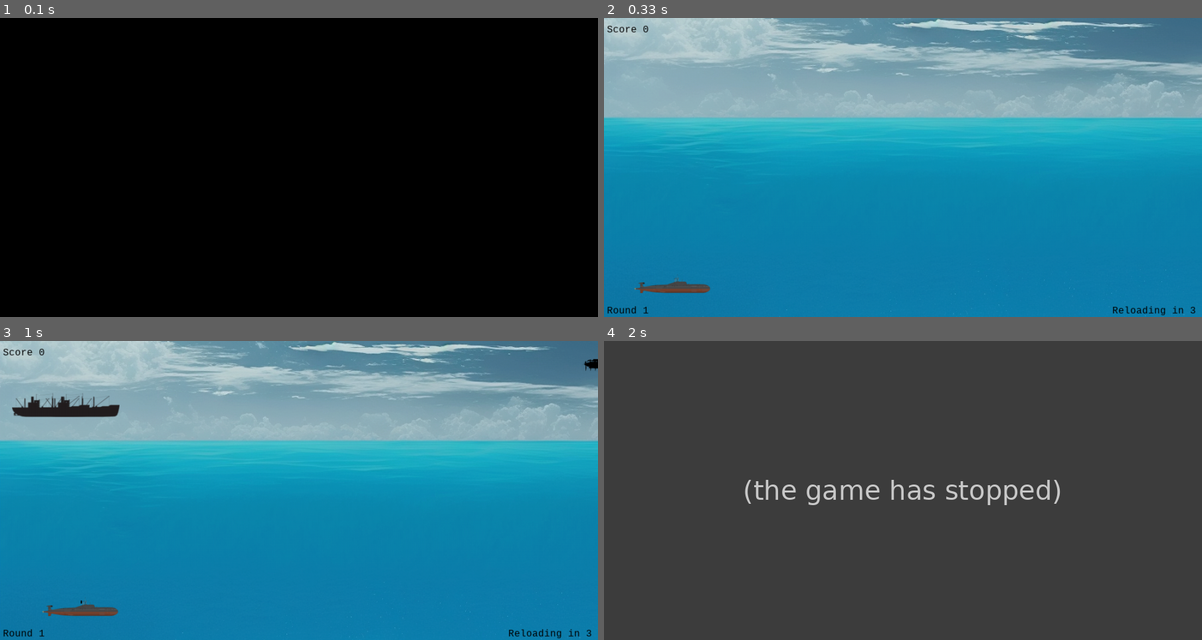
Above: before the commit, frames 1-4 (two rows, left to right).
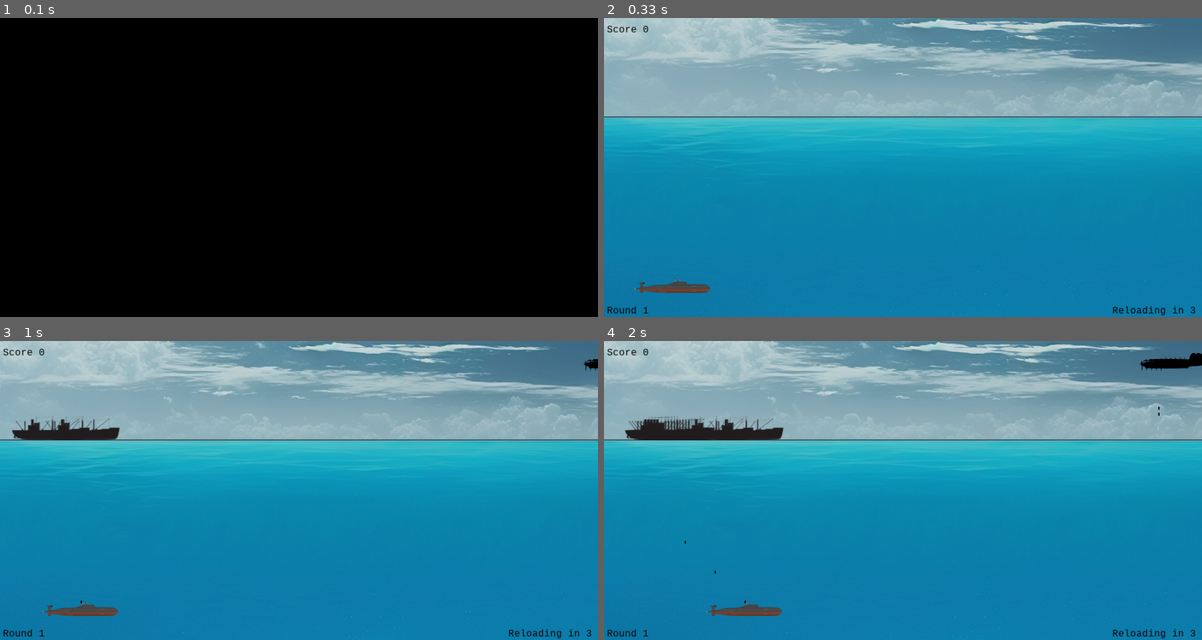
Above: after the commit, the same moments.

Repository: tier61wro/pygame_submarine
Game: pygame game, started from src/lodka_game.py
The game is run twice, just before and just after one commit, with the same random seed, the same clock (stepped at 60 frames per second) and the same inputs.
Inputs:
- Up to frame 1 (0.1 s): no input
- Up to frame 2 (0.33 s): no input
- Up to frame 3 (1 s): tap F at 0.33, 0.82 s; hold P from 0.67 s (still down); hold Right from 0.67 s (still down); tap Space at 0.73 s
- Up to frame 4 (2 s): release P at 1.13 s; release Right at 1.13 s; hold O 1.17-1.63 s; hold Right 1.17-1.63 s; tap Space at 1.23, 1.73 s; hold Right from 1.67 s (still down)

Frame 1 is identical in both runs. In frame 2, 0.4% of the frame differs, in the area x 0-100%, y 32-34%; in frame 3, 2.1%; in frame 4, 100%, in the area x 0-100%, y 0-100%.
Error before the commit: AttributeError: 'Bomb' object has no attribute 'lodka_x' (lodka_game.py line 128); the game stopped at 1.9 s (later frames are placeholders)

Commit message:
code updates

Diff:
--- a/src/game_entities.py
+++ b/src/game_entities.py
@@ -17,6 +17,14 @@
         else:
             # Стандартная отрисовка, если спрайт не задан
             pygame.draw.rect(win, (0, 0, 0), (self.x, self.y, 2, 5))
+
+class Submarine(DrawableObject):
+    def __init__(self, x: int, y: int, sprite):
+        super().__init__(x, y, sprite)
+        self.vel = 10
+        self.width = 130
+        self.height = 39
+        self.alive = True
 
 
 class Torpedo(DrawableObject):
@@ -58,17 +66,18 @@
             pygame.mixer.music.load(file)
             pygame.mixer.music.set_volume(0.1)
             pygame.mixer.music.play()
-            bombs.append(Bomb(self.x + self.width / 2, self.y + self.height, 'ordinary'))
+            bombs.append(Bomb(self.x + self.width / 2, self.y + self.height, 'regular'))
         return bombs
 
 
 class Enemy_Ship(DrawableObject):
-    def __init__(self, x, y, object_type='ordinary'):
+    def __init__(self, x, y, object_type='regular'):
         super().__init__(x, y)
         self.object_type = object_type
-        self.size = 30
+        self.height = 40
+        self.y = self.y - self.height
+        self.width = 130
         self.vel = 5
-        self.size = 130
         if object_type == 'fast':  # fast
             self.vel = 10
 
--- a/src/lodka_game.py
+++ b/src/lodka_game.py
@@ -13,9 +13,8 @@
 
 # background music
 pygame.mixer.init()
-pygame.mixer.music.load("../music/sonar.mp3.mpg")
-# pygame.mixer.music.load("music/sonar2.mp3.mpg")
-# pygame.mixer.music.load("music/expl.mp3.mpg")
+pygame.mixer.music.load(os.path.join(project_root, "music/sonar.mp3.mpg"))
+
 
 pygame.mixer.music.play(1000, 0)
 
@@ -41,6 +40,7 @@
 myfont = pygame.font.SysFont("monospace", 16)
 
 clock = pygame.time.Clock()
+BLACK = (0, 0, 0)
 
 # submarine params
 lodka_x = 50
@@ -48,8 +48,9 @@
 lodka_width = 130
 lodka_height = 39
 lodka_speed = 10
-lodka_alive = 1
-double_speed = lodka_speed * 2
+submarine_alive = True
+
+horizont_level = 165
 
 torpedos: List = []
 enemies: List = []
@@ -58,13 +59,10 @@
 score = 0
 
 
-
-
-
-def drawWindow():
+def draw_window():
     global bombs
-    for torpeda in torpedos:
-        torpeda.draw(win)
+    for torpedo in torpedos:
+        torpedo.draw(win)
 
     for enemy in enemies:
         enemy.draw(win)
@@ -79,11 +77,11 @@
     pygame.display.update()
 
 
-def drawBg():
+def draw_bg():
     win.blit(bg, (0, 0))
 
 
-# MAIN LOOP START
+# MAIN GAME LOOP
 while run:
     clock.tick(10)  # better then : pygame.time.delay(100)
     for event in pygame.event.get():
@@ -92,53 +90,43 @@
             run = False
 
     disclaimer_text = myfont.render("Round 1", 1, (0, 0, 0))
-    gameover_text = myfont.render("GAME OVER", 1, (0, 0, 0))
+    game_over_text = myfont.render("GAME OVER", 1, (0, 0, 0))
     score_text = myfont.render("Score {0}".format(score), 1, (0, 0, 0))
     reload_text = myfont.render("Reloading in {0}".format('3'), 1, (0, 0, 0))
     currentColor = (255, 255, 255)
 
-    if lodka_alive == 0:
-        win.fill(currentColor)
-        win.blit(gameover_text, (5, 480))
-        pygame.display.update()
-        time.sleep(3)
-        run = False
-        break
-
-    else:
-        drawBg()
+    if submarine_alive:
+        # The game continues.
+        draw_bg()
         win.blit(disclaimer_text, (5, 480))
         win.blit(score_text, (5, 10))
         win.blit(reload_text, (win_width - 150, win_height - 20))
         win.blit(lodkaStand, (lodka_x, lodka_y))
+        pygame.draw.line(win, BLACK, (0, horizont_level), (win_width, horizont_level), 1)
 
         for torpedo in torpedos:
             for enemy in enemies:
-                if (torpedo.y < 95) and ((torpedo.x > enemy.x) and (torpedo.x < enemy.x + enemy.size)):
+                if torpedo.y < horizont_level and enemy.x < torpedo.x < enemy.x + enemy.width:
                     logging.info('enemy was killed')
                     score += 1
                     enemies.pop(enemies.index(enemy))
 
-            if torpedo.y < win_height and torpedo.y > 95:
+            if horizont_level < torpedo.y < win_height:
                 torpedo.y -= 10
             else:
                 torpedos.pop(torpedos.index(torpedo))
 
         for bomb in bombs:
-            logging.debug("bombx = {}, bomby = {}".format(bomb.lodka_x, bomb.lodka_y))
+            logging.debug("bombx = {}, bomby = {}".format(lodka_x, lodka_y))
             logging.debug("x = {}, y = {}".format(lodka_x, lodka_y))
-            if (bomb.lodka_x < lodka_x + lodka_width) \
-                    and (bomb.lodka_x > lodka_x) \
-                    and (bomb.lodka_y > lodka_y) \
-                    and (bomb.lodka_y < lodka_y + lodka_height):
-
+            if lodka_x < bomb.x < lodka_x + lodka_width and lodka_y < bomb.y < lodka_y + lodka_height:
                 logging.info('submarine was killed')
                 # pygame.mixer.music.load("music/expl.mp3")
                 # pygame.mixer.music.play(1, 0)
-                lodka_alive = 0
+                submarine_alive = False
                 win.fill(currentColor)
                 break
-            elif bomb.lodka_y > win_height:
+            elif bomb.y > win_height:
                 logging.info('bomb was popped')
                 bombs.pop(bombs.index(bomb))
 
@@ -158,8 +146,8 @@
                 enemies.pop(planes.index(plane))
 
         for bomb in bombs:
-            if bomb.lodka_y < win_height:
-                bomb.lodka_y += bomb.vel
+            if bomb.y < win_height:
+                bomb.y += bomb.vel
                 # logging.info("we moved bomb")
             else:
                 bombs.pop(bombs.index(bomb))
@@ -179,24 +167,33 @@
             # launch torpedo
             torpedos.append(
                 Torpedo(
-                    x = round(lodka_x + lodka_width // 2),
-                    y = round(lodka_y + lodka_height // 2),
-                    object_type = 'ordinary'
+                    x=round(lodka_x + lodka_width // 2),
+                    y=round(lodka_y + lodka_height // 2),
+                    object_type='regular'
                 )
             )
         if keys[pygame.K_o]:
-            # create Enemy
+            # create a regular Enemy
             # logging.info("we added enemy to list")
-            enemies.append(Enemy_Ship(20, 87, 'ordinary'))
+            enemies.append(Enemy_Ship(20, horizont_level, 'regular'))
         if keys[pygame.K_f]:
-            # create Enemy
+            # create a fast Enemy
             # logging.info("we added enemy to list")
-            enemies.append(Enemy_Ship(20, 87, 'fast'))
+            enemies.append(Enemy_Ship(20, horizont_level, 'fast'))
         if keys[pygame.K_p]:
-            # create Plane
+            # create a Plane
             logging.info("we added plane to list")
             planes.append(Plane(win_width - 10, 10))
 
-        drawWindow()
+        draw_window()
+
+    else:
+        # GAME OVER BLOCK
+        win.fill(currentColor)
+        win.blit(game_over_text, (5, 480))
+        pygame.display.update()
+        time.sleep(3)
+        run = False
+        break
 
 pygame.quit()
